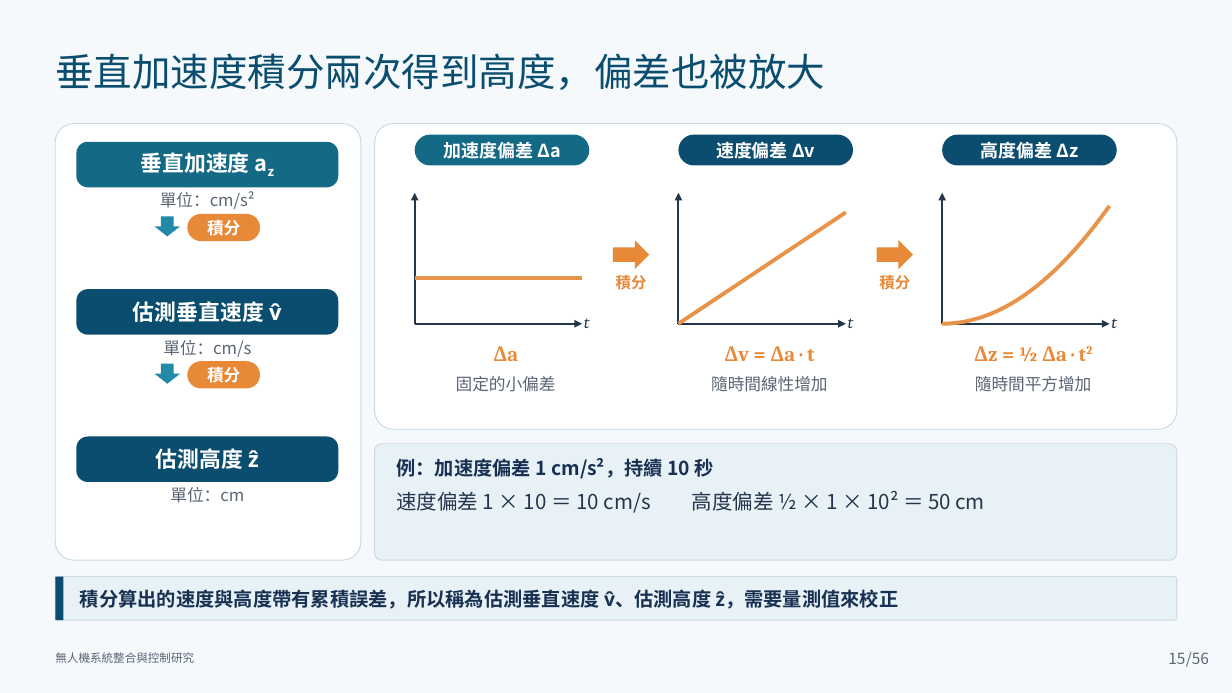
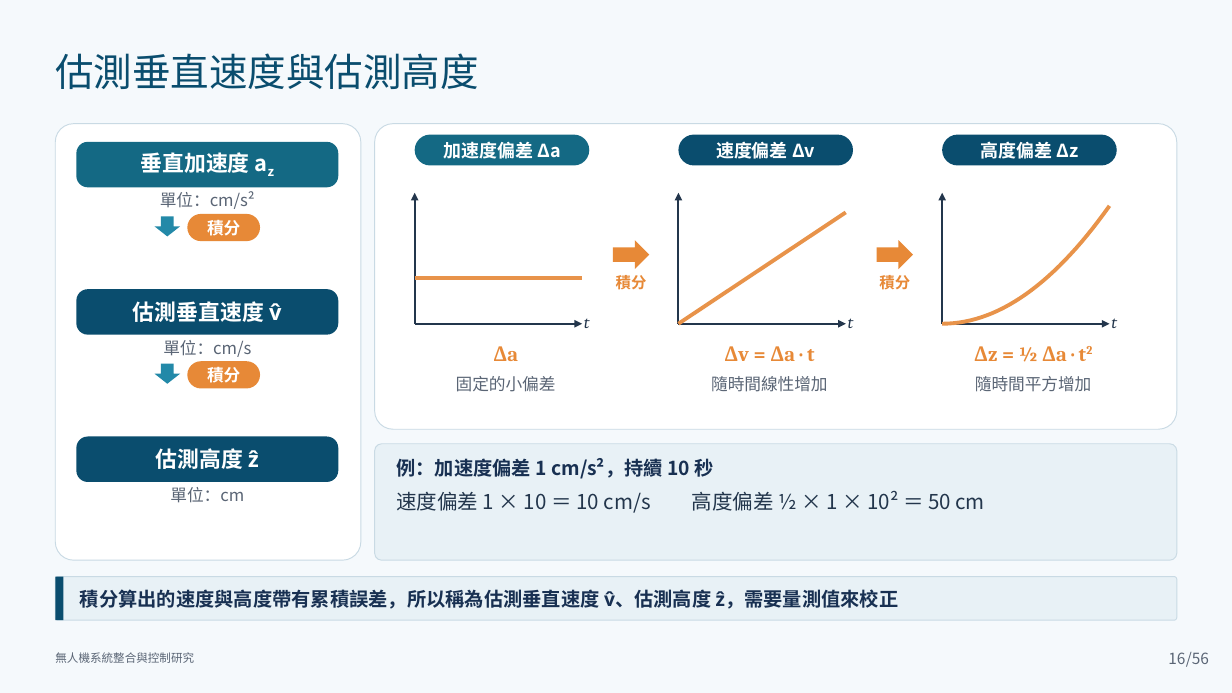
Before and after one commit to lingken1028/-, a slide deck: slide 16 of 無人機系統整合與控制研究_口試簡報 (2).pptx (slide 15 before the commit). Drawn at 1232x693 pixels with LibreOffice and Linux fonts; fonts in the diff are those of the drawing. Boxes give left, top, right and bottom in pixels: in the first picture for what was removed or moved away, otherwise in the second. Text is boxed around its words. In the diff, an @@ line names an element or a change of style, - is before the commit and + after.

```diff
--- a/無人機系統整合與控制研究_口試簡報 (2).pptx
+++ b/無人機系統整合與控制研究_口試簡報 (2).pptx
@@ text at bbox=[55, 53, 478, 89]: text changed @@
-垂直加速度積分兩次得到高度，偏差也被放大
+估測垂直速度與估測高度
@@ page number at bbox=[1168, 652, 1185, 664]: text changed @@
-15
+16
```
Also in this commit, not shown: 25 other slides changed, 2 slides added.
